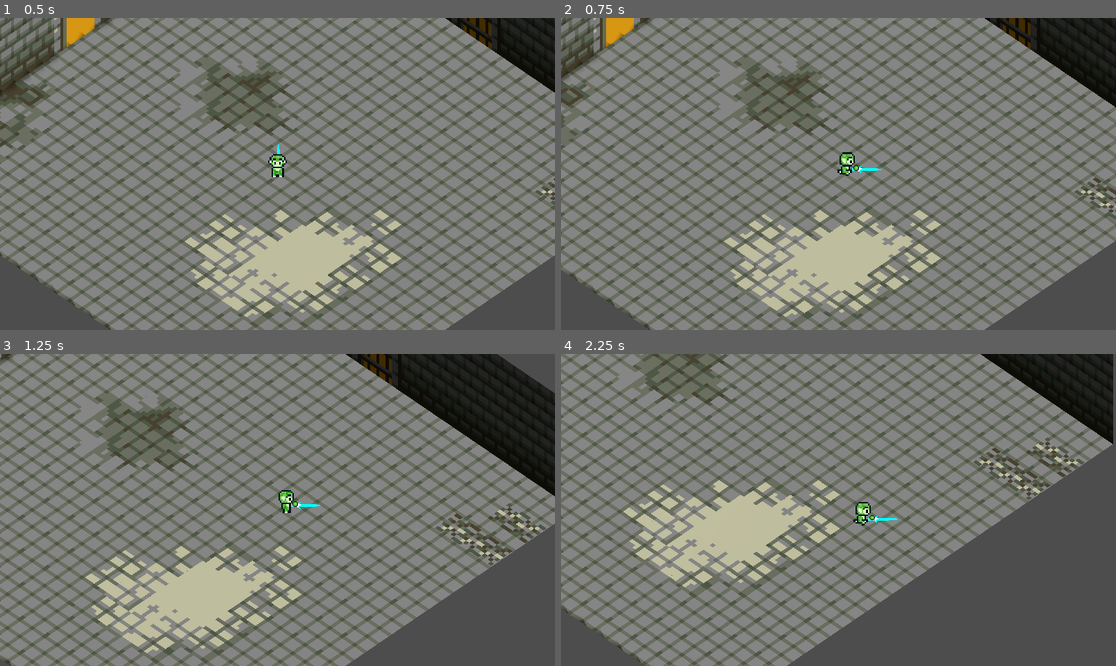
Above: before the commit, frames 1-4 (two rows, left to right).
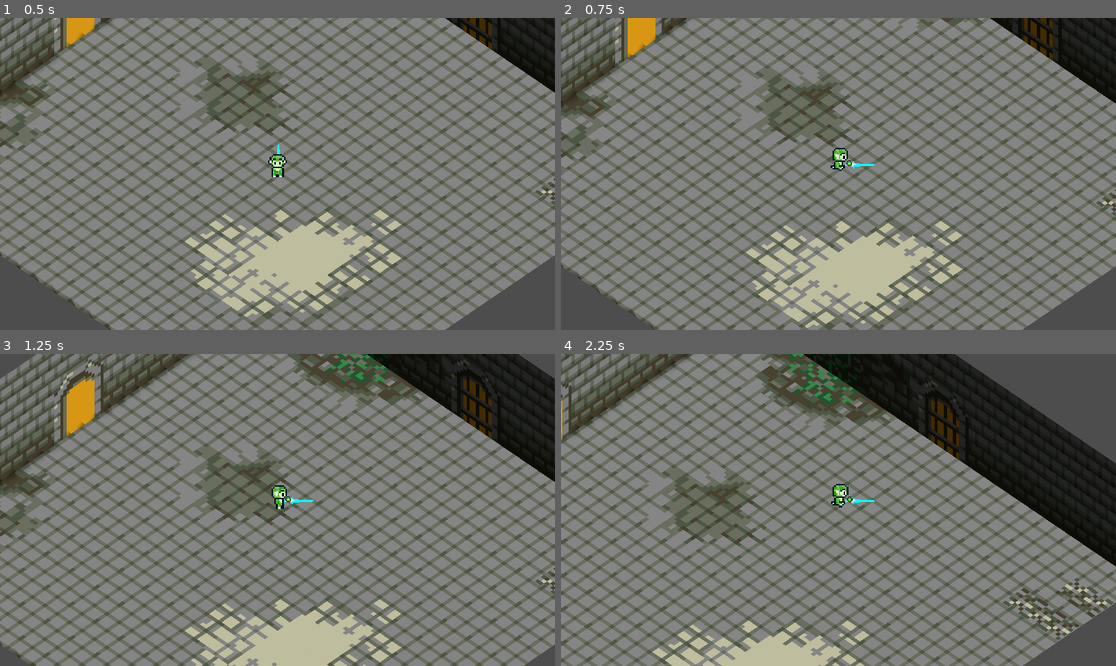
Above: after the commit, the same moments.

Repository: karuBeL/Diplomna
Game: Godot game, scene res://World/level.tscn
Same seed, same stepped clock (60 frames per second), same inputs: the game is played once before the commit and once after it. This scene is started directly instead of the project's main scene.
Inputs (mouse positions are in pixels of both pictures, inside the frame that each line leads up to):
- Up to frame 1 (0.5 s): no input
- Up to frame 2 (0.75 s): tap Enter at 0.5 s; move the mouse to (960, 158) at 0.52 s; hold D (move_right) from 0.53 s (still down); tap 1 (ability_1) at 0.6 s
- Up to frame 3 (1.25 s): keep holding D (move_right)
- Up to frame 4 (2.25 s): move the mouse to (727, 525) at 1.27 s; release D (move_right) at 1.28 s; hold S (move_backward) 1.28-2.03 s; tap 2 (ability_2) at 1.35 s; move the mouse to (894, 441) at 2.02 s; hold D (move_right) from 2.03 s (still down); tap 3 (ability_3) at 2.1 s

Frame 1 is identical in both runs. In frame 2, 60% of the frame differs, in the area x 0-100%, y 0-100%; in frame 3, 61%; in frame 4, 76%.
Error in both runs: Unable to iterate on object of type 'Nil'. (res://Entities/Player/player.gd:12)

Commit message:
Cleanup

Diff:
--- a/Entities/Player/Camera/CameraPlayer.gd
+++ b/Entities/Player/Camera/CameraPlayer.gd
@@ -2,17 +2,21 @@
 
 @onready var player = $".." as EntityClass
 
-const Kp = 10 #proportional gain
+const deadzone = 0.2
+const max_speed_factor = 10
+@onready var coll : CollisionShape3D = $CameraCollision as CollisionShape3D
 func _physics_process(_delta):
-	var distance = global_position.distance_to(Vector3(player.global_position.x, 0, player.global_position.z))
-	print(distance)
-	var error_vector = Vector3(player.global_position.x - global_position.x, 0.0, player.global_position.z - global_position.z)
-	if (abs(error_vector.x) < 0.1):
-		error_vector.x = 0
-	if (abs(error_vector.z) < 0.1):
-		error_vector.z = 0
+	var vector_to_player : Vector3 = player.global_position - global_position
+	var direction_to_player = vector_to_player.normalized()
+	var distance_to_player = vector_to_player.length()
+	var speed_factor = distance_to_player / deadzone
 
-	var control_output = Kp * (distance + 1)
-	var control_velocity = control_output * error_vector
-	velocity = control_velocity
+	if speed_factor > max_speed_factor:
+		speed_factor = max_speed_factor
+
+	if (distance_to_player < deadzone):
+		velocity = Vector3.ZERO
+	else:
+		velocity = direction_to_player * (speed_factor ** 2)
+
 	move_and_slide()
--- a/Entities/Player/States/Dash.gd
+++ b/Entities/Player/States/Dash.gd
@@ -26,6 +26,8 @@
 	ray_query.to = to
 	ray_query.collide_with_areas = true
 	var raycast_result = space.intersect_ray(ray_query)
+	if !raycast_result['position']:
+		return
 	target_position = raycast_result['position']
 	target_position.y = 0
 
--- a/Entities/Player/States/DashBomb.gd
+++ b/Entities/Player/States/DashBomb.gd
@@ -19,7 +19,7 @@
 func get_mouse_position():
 	var camera = get_tree().root.get_camera_3d()
 	var mouse_pos = get_viewport().get_mouse_position()
-	var ray_length = 100
+	var ray_length = 50
 	var from = camera.project_ray_origin(mouse_pos)
 	var to = from + camera.project_ray_normal(mouse_pos) * ray_length
 	var space = camera.get_world_3d().direct_space_state
@@ -29,6 +29,8 @@
 	ray_query.to = to
 	ray_query.collide_with_areas = true
 	var raycast_result = space.intersect_ray(ray_query)
+	if !raycast_result['position']:
+		return
 	target_position = raycast_result['position']
 	target_position.y = 0
 
--- a/Entities/Player/States/DashSlash.gd
+++ b/Entities/Player/States/DashSlash.gd
@@ -21,7 +21,7 @@
 func get_mouse_position():
 	var camera = get_tree().root.get_camera_3d()
 	var mouse_pos = get_viewport().get_mouse_position()
-	var ray_length = 100
+	var ray_length = 50
 	var from = camera.project_ray_origin(mouse_pos)
 	var to = from + camera.project_ray_normal(mouse_pos) * ray_length
 	var space = camera.get_world_3d().direct_space_state
@@ -31,6 +31,8 @@
 	ray_query.to = to
 	ray_query.collide_with_areas = true
 	var raycast_result = space.intersect_ray(ray_query)
+	if !raycast_result['position']:
+		return
 	target_position = raycast_result['position']
 	target_position.y = 0
 
--- a/Entities/Player/States/Idle.gd
+++ b/Entities/Player/States/Idle.gd
@@ -1,12 +1,4 @@
 extends PlayerState
-
-
-
-func enter(_msg := {}) -> void:
-	if _msg.get("angle") != null:
-		$"../../AnimatedSprite3D".play(_msg.get("angle"))
-		$"../../AnimatedSprite3D".stop()
-	pass
 
 func update(_delta: float) -> void:
 	var movement_dir = Input.get_vector("move_forward", "move_backward", "move_right", "move_left")
--- a/Entities/Player/States/Run.gd
+++ b/Entities/Player/States/Run.gd
@@ -11,12 +11,6 @@
 	"-1" : "bottom_right"
 }
 
-var anim
-
-func enter(_msg := {}) -> void:
-#	player.velocity = Vector3.ZERO
-	pass
-
 
 func physics_update(_delta: float) -> void:
 	if Input.is_action_just_pressed("ability_1"):
@@ -27,18 +21,18 @@
 		state_machine.transition_to("executeAbility", {"index" : 2})
 
 	var movement_dir = Input.get_vector("move_forward", "move_backward", "move_right", "move_left")
-	var direction = (player.transform.basis * Vector3(movement_dir.x, 0, movement_dir.y)).normalized()
-	direction = direction.rotated(Vector3.UP, -PI/4)
+	var direction = Vector3(movement_dir.x, 0, movement_dir.y).normalized()
+	direction = direction.rotated(Vector3.UP, PI/4)
 
 	if movement_dir == Vector2.ZERO:
 		$"../../AnimatedSprite3D".stop()
-		state_machine.transition_to("Idle", {"angle": anim})
+		state_machine.transition_to("Idle")
 	else:
 		var angle = movement_dir.angle()
 		var snapped_angle = snapped(angle, PI / 4)
 		var index = snapped_angle / (PI / 4)
-		anim = dict_anim.get(str(index))
-		$"../../AnimatedSprite3D".play(anim)
+		var animation = dict_anim.get(str(index))
+		$"../../AnimatedSprite3D".play(animation)
 		$"../../Weapon".rotation.y = -snapped_angle + PI
 
 	if direction:
--- a/Entities/Player/States/State.gd
+++ b/Entities/Player/States/State.gd
@@ -1,36 +1,22 @@
 extends Node
 class_name State
 
-
-# Reference to the state machine, to call its `transition_to()` method directly.
-# That's one unorthodox detail of our state implementation, as it adds a dependency between the
-# state and the state machine objects, but we found it to be most efficient for our needs.
-# The state machine node will set it.
 var state_machine : StateMachine = null
-
 
 # Virtual function. Receives events from the `_unhandled_input()` callback.
 func handle_input(_event: InputEvent) -> void:
 	pass
 
-
 # Virtual function. Corresponds to the `_process()` callback.
 func update(_delta: float) -> void:
 	pass
-
 
 # Virtual function. Corresponds to the `_physics_process()` callback.
 func physics_update(_delta: float) -> void:
 	pass
 
-
-# Virtual function. Called by the state machine upon changing the active state. The `msg` parameter
-# is a dictionary with arbitrary data the state can use to initialize itself.
 func enter(_msg := {}) -> void:
 	pass
 
-
-# Virtual function. Called by the state machine before changing the active state. Use this function
-# to clean up the state.
 func exit() -> void:
 	pass
--- a/Entities/Player/States/StateMachine.gd
+++ b/Entities/Player/States/StateMachine.gd
@@ -9,14 +9,11 @@
 		child.state_machine = self
 	state.enter()
 
-
 func _unhandled_input(event: InputEvent) -> void:
 	state.handle_input(event)
 
-
 func _process(delta: float) -> void:
 	state.update(delta)
-
 
 func _physics_process(delta: float) -> void:
 	state.physics_update(delta)
--- a/Entities/Player/player.gd
+++ b/Entities/Player/player.gd
@@ -3,7 +3,7 @@
 
 func _ready():
 	add_to_group("player")
-	speed = 10
+	speed = 8
 	var ability_names = get_node("/root/PlayerAbilities").get_abilities()
 	load_ability(ability_names)
 	Input.mouse_mode = Input.MOUSE_MODE_VISIBLE
--- a/Entities/entity.gd
+++ b/Entities/entity.gd
@@ -9,12 +9,9 @@
 	if current_health - damage_amount > 0:
 		current_health -= damage_amount
 		state_machine.transition_to("GetHit")
-	if current_health - damage_amount <= 0:
-		die()
+	else:
+		state_machine.transition_to("Death")
 
 func apply_stun(stun_amount : float, is_knockbacked : bool):
 	var msg := {"time" : stun_amount, "knockback" : is_knockbacked}
 	state_machine.transition_to("Stunned", msg)
-
-func die():
-	state_machine.transition_to("Death")
--- a/Room/door.gd
+++ b/Room/door.gd
@@ -4,12 +4,14 @@
 var closed_door : Node3D
 var open_door : Node3D
 var player_teleport_point : SpawnClass
+var camera_teleport_point : SpawnClass
 var area : Area3D
 
 func set_door():
 	closed_door = $door as Node3D
 	open_door = $opendoor as Node3D
 	player_teleport_point = $PlayerSpawn as SpawnClass
+	camera_teleport_point = $CameraSpawn as SpawnClass
 	area = $Area3D
 	set_closed()
 
@@ -25,3 +27,4 @@
 
 func spawn_player():
 	player_teleport_point.teleport_player()
+	camera_teleport_point.spawn_camera()
--- a/Room/enemy_checker.gd
+++ b/Room/enemy_checker.gd
@@ -5,6 +5,7 @@
 func _ready():
 	room = $"../../.." as RoomClass
 	body_exited.connect(check_room_status)
+	check_room_status(1)
 
 func check_room_status(_body):
 	if get_overlapping_bodies().size() - 1 <= 0:
--- a/Room/room.tscn
+++ b/Room/room.tscn
@@ -1,12 +1,12 @@
 [gd_scene load_steps=22 format=3 uid="uid://c8w2xp2d1q0l4"]
 
 [ext_resource type="Script" path="res://Room/room.gd" id="1_q0l7e"]
-[ext_resource type="PackedScene" uid="uid://cg22iial4ayrs" path="res://Room/spawnpoint.tscn" id="1_yshp5"]
 [ext_resource type="PackedScene" uid="uid://c0ee2wj18noxc" path="res://assets/Map/nodoors.gltf" id="2_bj77j"]
 [ext_resource type="Script" path="res://Room/enemy_checker.gd" id="3_4qu4k"]
 [ext_resource type="Script" path="res://Room/door.gd" id="3_h52jm"]
 [ext_resource type="PackedScene" uid="uid://cxhiw5um4n6up" path="res://assets/Map/opendoor1.gltf" id="6_34uko"]
 [ext_resource type="PackedScene" uid="uid://dy3322c7r04cu" path="res://assets/Map/door4.gltf" id="7_56qnr"]
+[ext_resource type="Script" path="res://Room/spawnpoint.gd" id="7_e4kbw"]
 [ext_resource type="PackedScene" uid="uid://oixfjlt1gvc0" path="res://assets/Map/door2.gltf" id="8_hbv4g"]
 [ext_resource type="PackedScene" uid="uid://djyqhsc6ti05h" path="res://assets/Map/door3.gltf" id="9_t4bjr"]
 [ext_resource type="PackedScene" uid="uid://cycwkvmonbp2w" path="res://assets/Map/door1.gltf" id="10_f10wq"]
@@ -117,8 +117,13 @@
 [node name="opendoor" parent="NavigationRegion3D/Dungeon/Door1" instance=ExtResource("6_34uko")]
 visible = false
 
-[node name="PlayerSpawn" parent="NavigationRegion3D/Dungeon/Door1" instance=ExtResource("1_yshp5")]
+[node name="PlayerSpawn" type="Marker3D" parent="NavigationRegion3D/Dungeon/Door1"]
 transform = Transform3D(1, 0, 0, 0, 1, 0, 0, 0, 1, 0, 0, 16)
+script = ExtResource("7_e4kbw")
+
+[node name="CameraSpawn" type="Marker3D" parent="NavigationRegion3D/Dungeon/Door1"]
+transform = Transform3D(1, 0, 0, 0, 1, 0, 0, 0, 1, 0, 0, 8)
+script = ExtResource("7_e4kbw")
 
 [node name="Door2" type="Node3D" parent="NavigationRegion3D/Dungeon"]
 script = ExtResource("3_h52jm")
@@ -137,8 +142,13 @@
 [node name="opendoor" parent="NavigationRegion3D/Dungeon/Door2" instance=ExtResource("12_v763y")]
 visible = false
 
-[node name="PlayerSpawn" parent="NavigationRegion3D/Dungeon/Door2" instance=ExtResource("1_yshp5")]
+[node name="PlayerSpawn" type="Marker3D" parent="NavigationRegion3D/Dungeon/Door2"]
 transform = Transform3D(1, 0, 0, 0, 1, 0, 0, 0, 1, 0, 0, -16)
+script = ExtResource("7_e4kbw")
+
+[node name="CameraSpawn" type="Marker3D" parent="NavigationRegion3D/Dungeon/Door2"]
+transform = Transform3D(1, 0, 0, 0, 1, 0, 0, 0, 1, 0, 0, -8)
+script = ExtResource("7_e4kbw")
 
 [node name="Door3" type="Node3D" parent="NavigationRegion3D/Dungeon"]
 script = ExtResource("3_h52jm")
@@ -157,8 +167,13 @@
 [node name="opendoor" parent="NavigationRegion3D/Dungeon/Door3" instance=ExtResource("13_sk3k2")]
 visible = false
 
-[node name="PlayerSpawn" parent="NavigationRegion3D/Dungeon/Door3" instance=ExtResource("1_yshp5")]
+[node name="PlayerSpawn" type="Marker3D" parent="NavigationRegion3D/Dungeon/Door3"]
 transform = Transform3D(1, 0, 0, 0, 1, 0, 0, 0, 1, 16, 0, 0)
+script = ExtResource("7_e4kbw")
+
+[node name="CameraSpawn" type="Marker3D" parent="NavigationRegion3D/Dungeon/Door3"]
+transform = Transform3D(1, 0, 0, 0, 1, 0, 0, 0, 1, 8, 0, 0)
+script = ExtResource("7_e4kbw")
 
 [node name="Door4" type="Node3D" parent="NavigationRegion3D/Dungeon"]
 script = ExtResource("3_h52jm")
@@ -177,34 +192,48 @@
 [node name="opendoor" parent="NavigationRegion3D/Dungeon/Door4" instance=ExtResource("14_k832x")]
 visible = false
 
-[node name="PlayerSpawn" parent="NavigationRegion3D/Dungeon/Door4" instance=ExtResource("1_yshp5")]
+[node name="PlayerSpawn" type="Marker3D" parent="NavigationRegion3D/Dungeon/Door4"]
 transform = Transform3D(1, 0, 0, 0, 1, 0, 0, 0, 1, -16, 0, 0)
-
-[node name="PlayerSpawn" parent="NavigationRegion3D/Dungeon" instance=ExtResource("1_yshp5")]
-
-[node name="Spawn1" parent="NavigationRegion3D/Dungeon" instance=ExtResource("1_yshp5")]
+script = ExtResource("7_e4kbw")
+
+[node name="CameraSpawn" type="Marker3D" parent="NavigationRegion3D/Dungeon/Door4"]
+transform = Transform3D(1, 0, 0, 0, 1, 0, 0, 0, 1, -8, 0, 0)
+script = ExtResource("7_e4kbw")
+
+[node name="PlayerSpawn" type="Marker3D" parent="NavigationRegion3D/Dungeon"]
+script = ExtResource("7_e4kbw")
+
+[node name="Spawn1" type="Marker3D" parent="NavigationRegion3D/Dungeon"]
 transform = Transform3D(1, 0, 0, 0, 1, 0, 0, 0, 1, 6, 0, 6)
-
-[node name="Spawn2" parent="NavigationRegion3D/Dungeon" instance=ExtResource("1_yshp5")]
+script = ExtResource("7_e4kbw")
+
+[node name="Spawn2" type="Marker3D" parent="NavigationRegion3D/Dungeon"]
 transform = Transform3D(1, 0, 0, 0, 1, 0, 0, 0, 1, 12, 0, 12)
-
-[node name="Spawn3" parent="NavigationRegion3D/Dungeon" instance=ExtResource("1_yshp5")]
+script = ExtResource("7_e4kbw")
+
+[node name="Spawn3" type="Marker3D" parent="NavigationRegion3D/Dungeon"]
 transform = Transform3D(1, 0, 0, 0, 1, 0, 0, 0, 1, -6, 0, -6)
-
-[node name="Spawn4" parent="NavigationRegion3D/Dungeon" instance=ExtResource("1_yshp5")]
+script = ExtResource("7_e4kbw")
+
+[node name="Spawn4" type="Marker3D" parent="NavigationRegion3D/Dungeon"]
 transform = Transform3D(1, 0, 0, 0, 1, 0, 0, 0, 1, -12, 0, -12)
-
-[node name="Spawn5" parent="NavigationRegion3D/Dungeon" instance=ExtResource("1_yshp5")]
+script = ExtResource("7_e4kbw")
+
+[node name="Spawn5" type="Marker3D" parent="NavigationRegion3D/Dungeon"]
 transform = Transform3D(1, 0, 0, 0, 1, 0, 0, 0, 1, -6, 0, 6)
-
-[node name="Spawn6" parent="NavigationRegion3D/Dungeon" instance=ExtResource("1_yshp5")]
+script = ExtResource("7_e4kbw")
+
+[node name="Spawn6" type="Marker3D" parent="NavigationRegion3D/Dungeon"]
 transform = Transform3D(1, 0, 0, 0, 1, 0, 0, 0, 1, -12, 0, 12)
-
-[node name="Spawn7" parent="NavigationRegion3D/Dungeon" instance=ExtResource("1_yshp5")]
+script = ExtResource("7_e4kbw")
+
+[node name="Spawn7" type="Marker3D" parent="NavigationRegion3D/Dungeon"]
 transform = Transform3D(1, 0, 0, 0, 1, 0, 0, 0, 1, 6, 0, -6)
-
-[node name="Spawn8" parent="NavigationRegion3D/Dungeon" instance=ExtResource("1_yshp5")]
+script = ExtResource("7_e4kbw")
+
+[node name="Spawn8" type="Marker3D" parent="NavigationRegion3D/Dungeon"]
 transform = Transform3D(1, 0, 0, 0, 1, 0, 0, 0, 1, 12, 0, -12)
+script = ExtResource("7_e4kbw")
 
 [node name="WorldEnvironment" type="WorldEnvironment" parent="NavigationRegion3D/Dungeon"]
 environment = SubResource("Environment_sbqf2")
--- a/Room/spawnpoint.gd
+++ b/Room/spawnpoint.gd
@@ -16,3 +16,6 @@
 
 func teleport_player():
 	player.global_position = global_position
+
+func spawn_camera():
+	player.get_node("CameraPlayer").global_position = global_position
